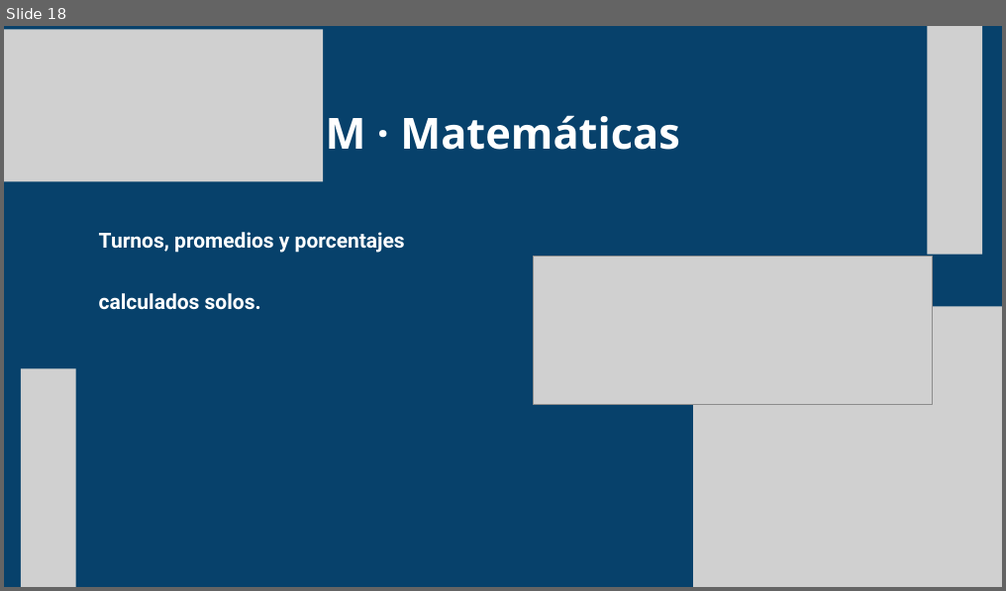
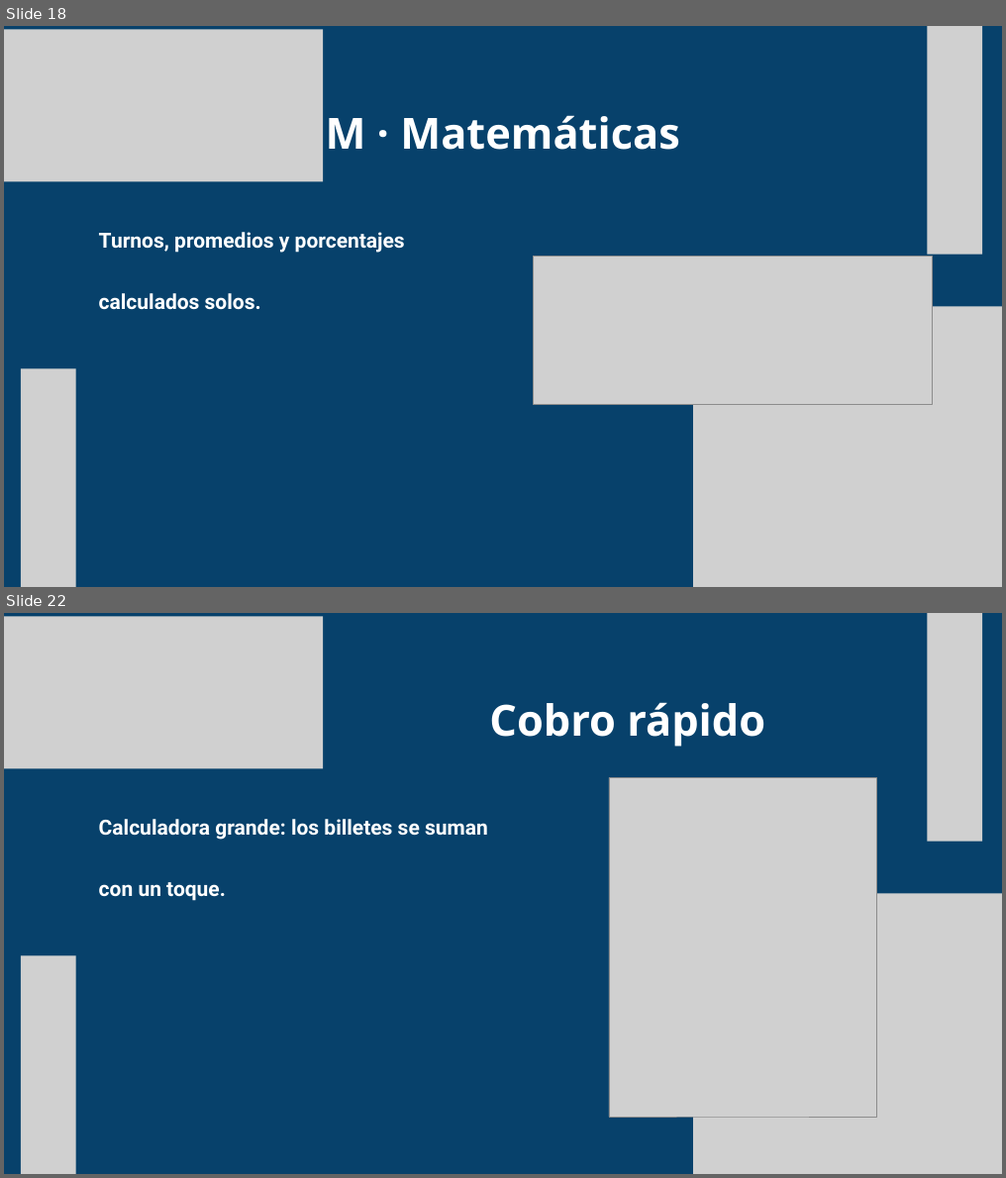
Before and after one commit to ejercitopalomazi9111-arch/mazi-central, a slide deck: fadori/presentacion/Fadori-STEAM.pptx. Shown one above the other, each under a label of ours: slide 18 before the commit, slides 18 and 22 after it; the slides between them are not shown. The pictures are 1006x591 and 1006x1178 pixels, drawn with LibreOffice and Linux fonts; fonts in the diff are those of the drawing; grey boxes stand for pictures. Boxes give left, top, right and bottom in pixels: in the first picture for what was removed or moved away, otherwise in the second. Text is boxed around its words. In the diff, an @@ line names an element or a change of style, - is before the commit and + after.

```diff
--- a/fadori/presentacion/Fadori-STEAM.pptx
+++ b/fadori/presentacion/Fadori-STEAM.pptx
@@ slide 22 added at (x1=4, y1=613, x2=1002, y2=1174), background #07416B @@
@@ picture added at (x1=4, y1=616, x2=323, y2=769) @@
@@ picture added at (x1=927, y1=613, x2=982, y2=842) @@
@@ text added at (x1=489, y1=702, x2=765, y2=747), 62 pt, text #FFFFFF, bold @@
+Cobro rápido
@@ picture added at (x1=609, y1=777, x2=876, y2=1117) @@
@@ text added at (x1=99, y1=819, x2=488, y2=901), 30 pt, text #FFFFFF, bold @@
+Calculadora grande: los billetes se suman con un toque.
@@ picture added at (x1=693, y1=893, x2=1002, y2=1173) @@
@@ picture added at (x1=21, y1=957, x2=76, y2=1174) @@
```
Also in this commit, not shown: 5 slides changed, 5 other slides added, 21 other files.
